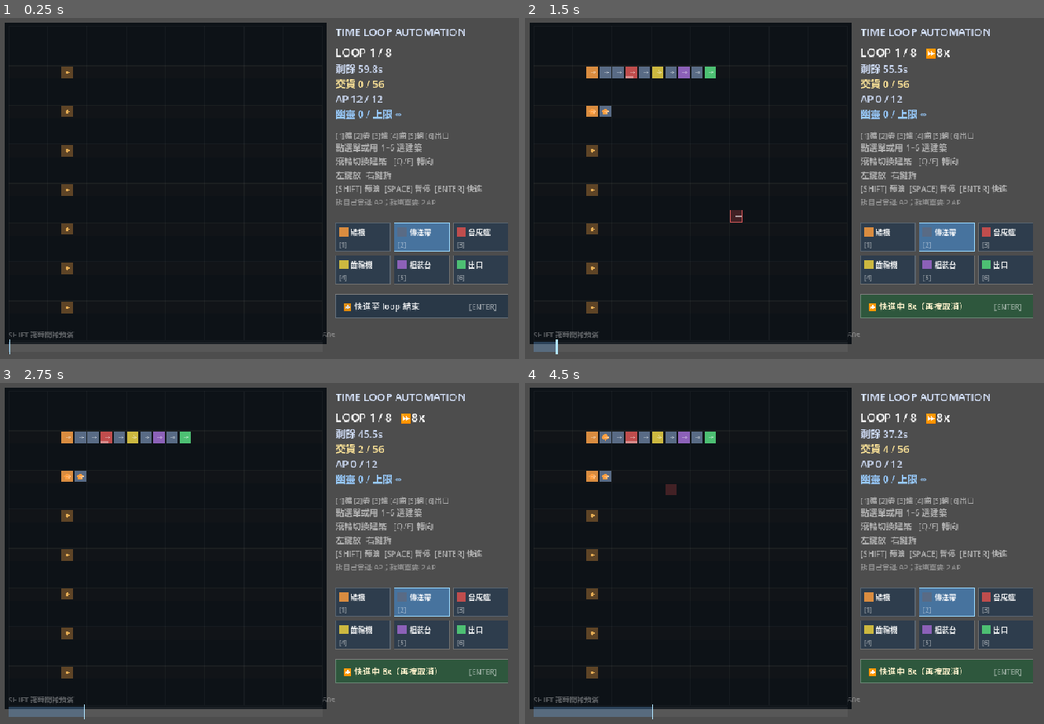
Above: before the commit, frames 1-4 (two rows, left to right).
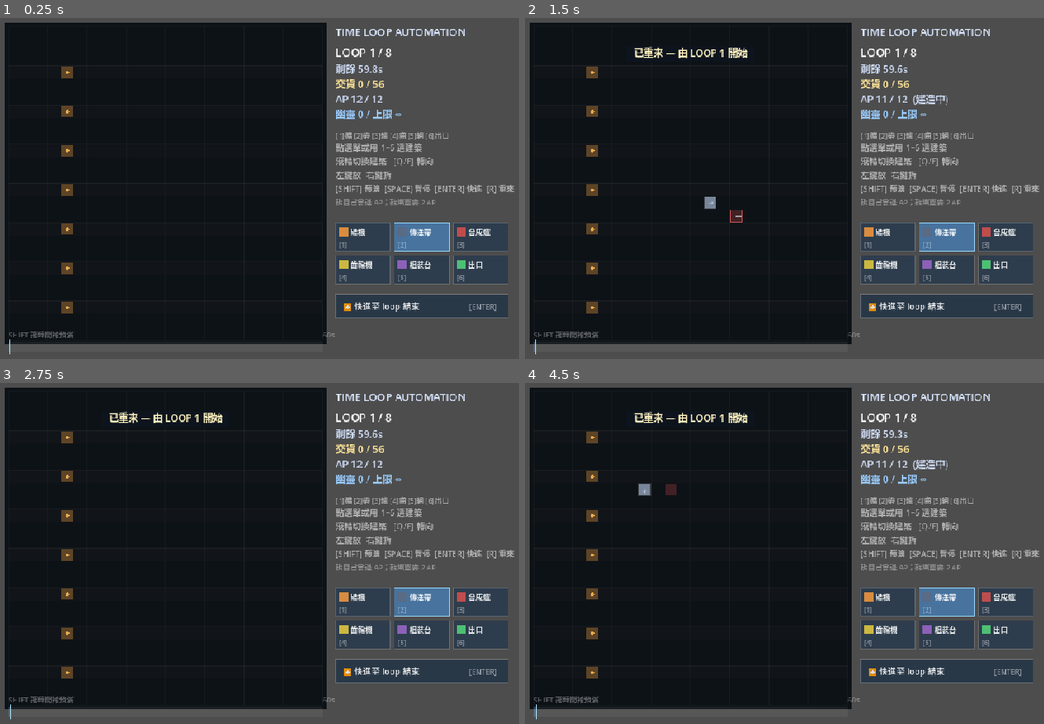
Above: after the commit, the same moments.

Repository: NoahYau/time-loop-mini-automation
Game: Godot game, scene res://scenes/sandbox.tscn
Same seed, same stepped clock (60 frames per second), same inputs: the game is played once before the commit and once after it.
Inputs (mouse positions are in pixels of both pictures, inside the frame that each line leads up to):
- Up to frame 1 (0.25 s): no input
- Up to frame 2 (1.5 s): tap Enter at 0.5 s; move the mouse to (966, 164) at 0.52 s; hold D 0.53-1.25 s; tap R at 0.6 s; click (966, 164) at 0.67 s; tap Space at 0.77, 1.25 s; drag from (706, 202) to (800, 253) at 1.27 s
- Up to frame 3 (2.75 s): move the mouse to (368, 471) at 2.02 s; hold D from 2.03 s (still down); tap B at 2.1 s; tap R at 2.3 s
- Up to frame 4 (4.5 s): release D at 2.75 s; drag from (800, 618) to (644, 495) at 2.77 s; move the mouse to (1018, 601) at 3.52 s; hold A 3.53-4.25 s; tap E at 3.6 s; tap Space at 3.77 s; tap R at 3.8 s; drag from (644, 495) to (737, 461) at 4.27 s

The runs differ from the first frame. In frame 1, less than 0.1% of the frame differs, in the area x 93-100%, y 48-52%; in frame 2, 4.0%; in frame 3, 4.1%; in frame 4, 4.6%, in the area x 2-100%, y 8-99%.

Commit message:
feat: R 隨時重來（加 toast 提示與 HUD 說明）

Diff:
--- a/game/scenes/sandbox.gd
+++ b/game/scenes/sandbox.gd
@@ -51,6 +51,8 @@
 
 var mouse_pos: Vector2 = Vector2(-1, -1)   # 由事件追蹤嘅鼠標位置（同點擊同一座標系）
 var debug_clicks: Array = []      # 最近收到嘅點擊（除錯用）
+var toast: String = ""
+var toast_timer: float = 0.0
 var fast_forward: bool = false
 var ff_mult: float = 8.0
 var previewing: bool = false
@@ -65,6 +67,8 @@
 # ---------------------------------------------------------------- 主循環
 
 func _process(delta: float) -> void:
+	if toast_timer > 0.0:
+		toast_timer -= delta
 	# 鼠標喺建築選單上面 -> 手指（提示可以點）
 	var over_ui: bool = _palette_index_at(mouse_pos) >= 0
 	if phase == P.RUN and _end_loop_rect().has_point(mouse_pos):
@@ -154,6 +158,8 @@
 	fast_forward = false
 	paused = false
 	started = true
+	toast = "已重來 — 由 LOOP 1 開始"
+	toast_timer = 1.6
 
 # ---------------------------------------------------------------- 輸入
 
@@ -232,8 +238,7 @@
 				if phase == P.RUN:
 					paused = not paused
 			KEY_R:
-				if phase == P.WIN or phase == P.LOSE:
-					_restart()
+				_restart()
 			KEY_D:
 				debug_demo_build()
 
@@ -362,6 +367,12 @@
 	if previewing:
 		draw_rect(Rect2(ORIGIN - Vector2(6, 6), Vector2(K.GRID_W * CELL + 12, K.GRID_H * CELL + 12)), Color(0.35, 0.6, 1.0, 0.06))
 		draw_string(font, Vector2(ORIGIN.x, ORIGIN.y - 10), "預演 PREVIEW  t = %.1fs / %.0fs" % [float(pv_tick) / K.SIM_HZ, float(K.LOOP_TICKS) / K.SIM_HZ], HORIZONTAL_ALIGNMENT_LEFT, -1, 15, Color(0.6, 0.85, 1.0))
+	if toast_timer > 0.0 and toast != "":
+		var a: float = clampf(toast_timer / 0.6, 0.0, 1.0)
+		var tw: float = font.get_string_size(toast, HORIZONTAL_ALIGNMENT_LEFT, -1, 15).x
+		var tp := Vector2(ORIGIN.x + (K.GRID_W * CELL - tw) * 0.5, ORIGIN.y + 46.0)
+		draw_rect(Rect2(tp + Vector2(-10, -16), Vector2(tw + 20, 24)), Color(0.05, 0.08, 0.12, 0.85 * a))
+		draw_string(font, tp, toast, HORIZONTAL_ALIGNMENT_LEFT, -1, 15, Color(1, 0.95, 0.75, a))
 	if phase == P.REPORT:
 		_draw_report(font)
 	if phase == P.WIN or phase == P.LOSE:
@@ -525,7 +536,7 @@
 		["點選單或用 1–6 選建築", 13, Color(1, 1, 1, 0.55)],
 		["滾輪切換建築   [Q/E] 轉向", 13, Color(1, 1, 1, 0.55)],
 		["左鍵放  右鍵拆", 13, Color(1, 1, 1, 0.55)],
-		["[SHIFT] 預演  [SPACE] 暫停  [ENTER] 快進", 12, Color(1, 1, 1, 0.55)],
+		["[SHIFT] 預演  [SPACE] 暫停  [ENTER] 快進  [R] 重來", 12, Color(1, 1, 1, 0.55)],
 		["拆自己會退 AP；拆幽靈要 2 AP", 11, Color(1, 1, 1, 0.4)],
 	]
 	for line in lines:
